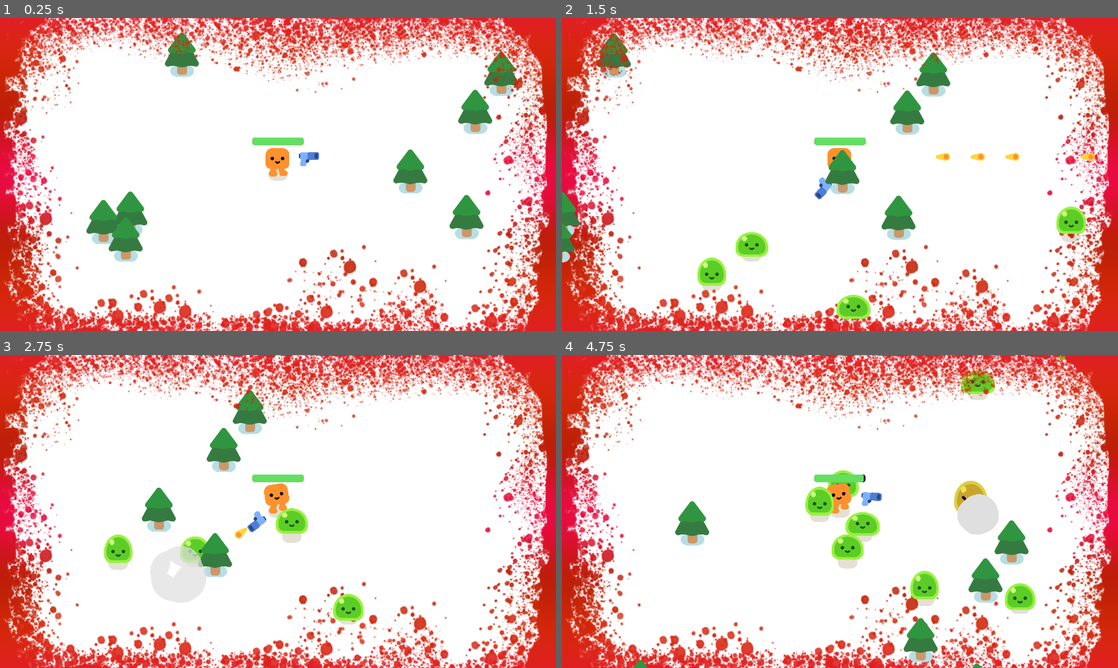
Above: before the commit, frames 1-4 (two rows, left to right).
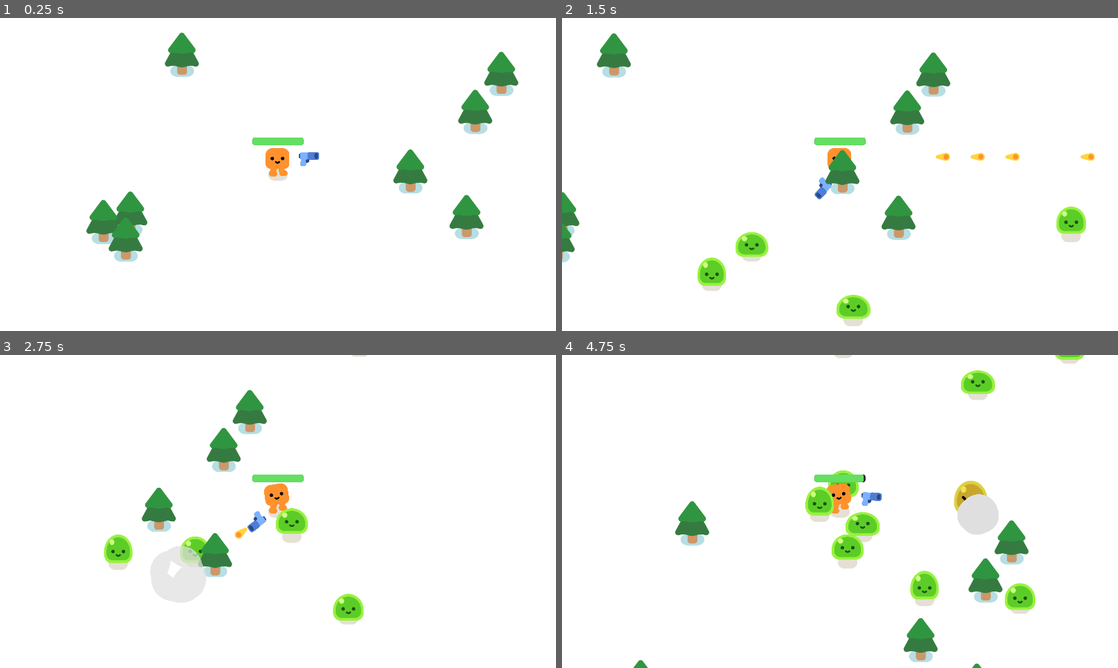
Above: after the commit, the same moments.

Repository: qwertyuiopasdfghjklzxcvbnm1234567890000/Final-Project
Game: Godot game, scene res://survivors_game.tscn
The game is run twice, just before and just after one commit, with the same random seed, the same clock (stepped at 60 frames per second) and the same inputs.
Inputs:
- Up to frame 1 (0.25 s): no input
- Up to frame 2 (1.5 s): hold D (move_right) 0.53-1.28 s; hold S (move_down) from 1.28 s (still down)
- Up to frame 3 (2.75 s): release S (move_down) at 2.03 s; hold D (move_right) from 2.03 s (still down)
- Up to frame 4 (4.75 s): release D (move_right) at 2.78 s; hold W (move_up) 2.78-3.53 s; hold A (move_left) from 3.53 s (still down)

The runs differ from the first frame. In frame 1, 27% of the frame differs, in the area x 0-100%, y 0-100%; in frame 2, 27%; in frame 3, 27%; in frame 4, 27%.

Commit message:
blood overlay added to game over screen

Diff:
--- a/blood_particles.tscn
+++ b/blood_particles.tscn
@@ -1,10 +1,15 @@
-[gd_scene format=3 uid="uid://c1t00t8pn3orn"]
+[gd_scene load_steps=2 format=3 uid="uid://c1t00t8pn3orn"]
+
+[sub_resource type="Gradient" id="Gradient_rpyn0"]
+offsets = PackedFloat32Array(0, 0.16, 1)
+colors = PackedColorArray(0.490196, 0, 0, 1, 0.8, 0.247059, 0.168627, 0.282353, 1, 1, 1, 1)
 
 [node name="BloodParticles" type="CPUParticles2D"]
 amount = 1000
-randomness = 0.95
+randomness = 1.0
+lifetime_randomness = 1.0
 emission_shape = 1
-emission_sphere_radius = 10.0
+emission_sphere_radius = 3.98
 spread = 180.0
 initial_velocity_max = 136.36
 angular_velocity_min = 118.89
@@ -16,4 +21,4 @@
 scale_amount_min = 0.0
 scale_amount_max = 6.05
 color = Color(0.607843, 0, 0.14902, 1)
-hue_variation_max = 0.1
+color_ramp = SubResource("Gradient_rpyn0")
--- a/player.gd
+++ b/player.gd
@@ -3,7 +3,6 @@
 signal health_delpleted
 
 var health = 100.0
-
 
 func _physics_process(delta):
 	var direction = Input.get_vector("move_left","move_right","move_up","move_down")
--- a/survivors_game.gd
+++ b/survivors_game.gd
@@ -18,4 +18,4 @@
 func _on_player_health_delpleted():
 	%GameOver.visible = true
 	%BloodParticles.emitting = true
-	get_tree().paused
+	get_node("Player/Gun").paused
--- a/survivors_game.tscn
+++ b/survivors_game.tscn
@@ -25,10 +25,6 @@
 
 [node name="Player" parent="." instance=ExtResource("1_v043t")]
 position = Vector2(817, 578)
-
-[node name="BloodOverlay" type="Sprite2D" parent="Player"]
-scale = Vector2(1.5007, 1.47384)
-texture = ExtResource("3_dbfpc")
 
 [node name="Path2D" type="Path2D" parent="Player"]
 position = Vector2(-817, -578)
@@ -77,6 +73,12 @@
 unique_name_in_owner = true
 visible = false
 
+[node name="BloodOverlay" type="Sprite2D" parent="GameOver"]
+unique_name_in_owner = true
+position = Vector2(960, 546.268)
+scale = Vector2(1.49687, 1.35567)
+texture = ExtResource("3_dbfpc")
+
 [node name="ColorRect" type="ColorRect" parent="GameOver"]
 anchors_preset = 15
 anchor_right = 1.0
